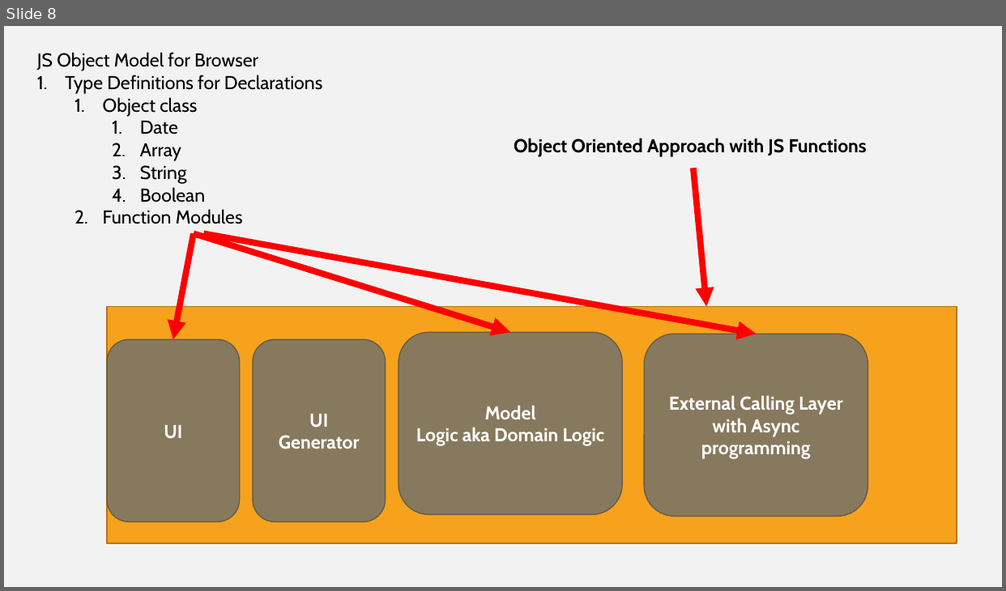
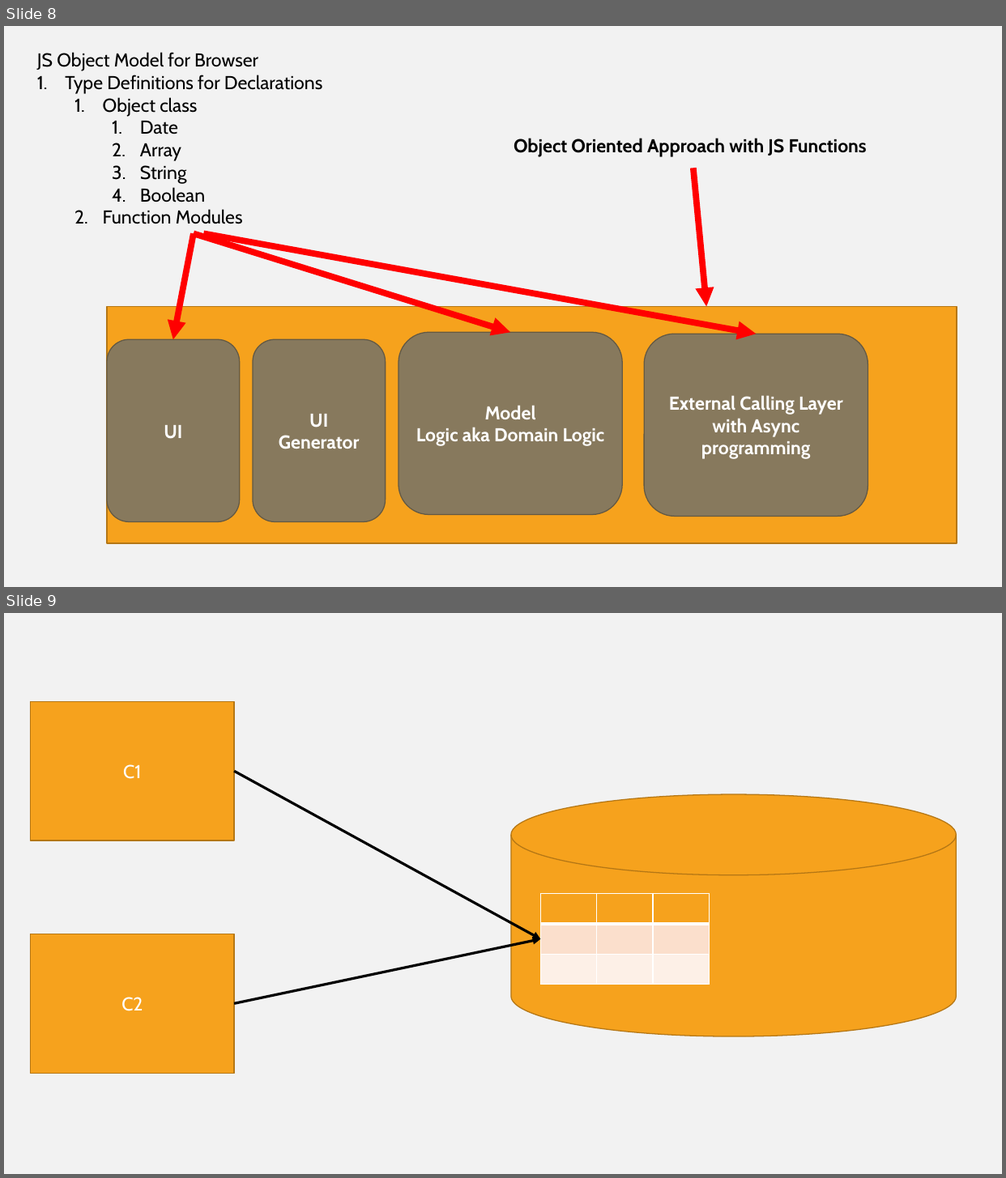
Before and after one commit to Vanshika3003/blazeclan_training, a slide deck: training_images.pptx. Shown one above the other, each under a label of ours: slide 8 before the commit, slides 8 and 9 after it. The pictures are 1006x591 and 1006x1178 pixels, drawn with LibreOffice and Linux fonts; fonts in the diff are those of the drawing. Boxes give left, top, right and bottom in pixels: in the first picture for what was removed or moved away, otherwise in the second. Text is boxed around its words. In the diff, an @@ line names an element or a change of style, - is before the commit and + after.

```diff
--- a/training_images.pptx
+++ b/training_images.pptx
@@ slide 9 added at (x1=4, y1=613, x2=1002, y2=1174), background #F2F2F2 @@
@@ rectangle added at (x1=30, y1=701, x2=234, y2=841), fill #F6A21D, outline #B67815 1 pt, 18 pt, text #FFFFFF @@
+C1
@@ arrow added from (235, 771) to (541, 939), #000000 2.5 pt @@
@@ cylinder added at (x1=511, y1=794, x2=957, y2=1037), fill #F6A21D, outline #B67815 1 pt @@
@@ table added at (x1=541, y1=894, x2=710, y2=985), 3 rows, 3 columns @@
+ |  | 
+ |  | 
+ |  | 
@@ rectangle added at (x1=30, y1=934, x2=234, y2=1073), fill #F6A21D, outline #B67815 1 pt, 18 pt, text #FFFFFF @@
+C2
@@ arrow added from (235, 1003) to (541, 939), #000000 2.5 pt @@
```
Also in this commit, not shown: 5 other files.
